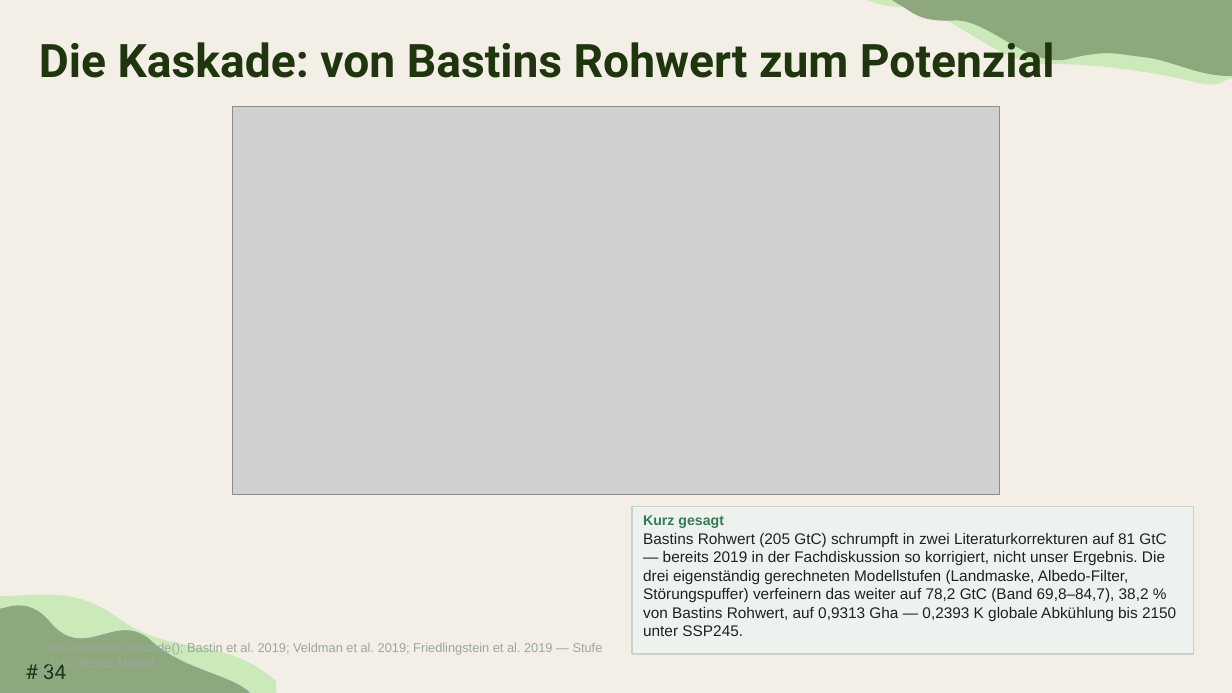
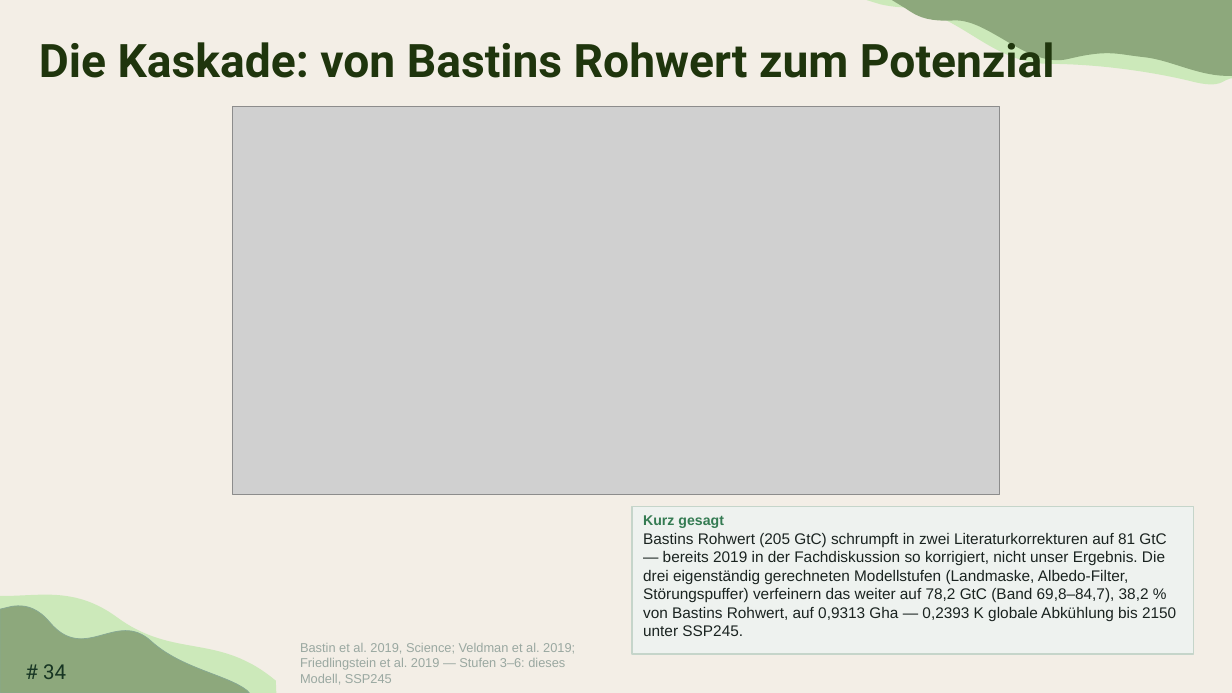
Before and after one commit to TimoDiepers/woodway, a slide deck: slide 34 of docs/slides/dissvortrag.pptx. Drawn at 1232x693 pixels with LibreOffice and Linux fonts; fonts in the diff are those of the drawing; grey boxes stand for pictures. Boxes give left, top, right and bottom in pixels: in the first picture for what was removed or moved away, otherwise in the second. Text is boxed around its words. In the diff, an @@ line names an element or a change of style, - is before the commit and + after.

```diff
--- a/docs/slides/dissvortrag.pptx
+++ b/docs/slides/dissvortrag.pptx
@@ text at box(300, 643, 575, 685): text changed @@
-nbs.potential.cascade(); Bastin et al. 2019; Veldman et al. 2019; Friedlingstein et al. 2019 — Stufe 3–6: dieses Modell
+Bastin et al. 2019, Science; Veldman et al. 2019; Friedlingstein et al. 2019 — Stufen 3–6: dieses Modell, SSP245
```
Also in this commit, not shown: 11 other slides changed.
